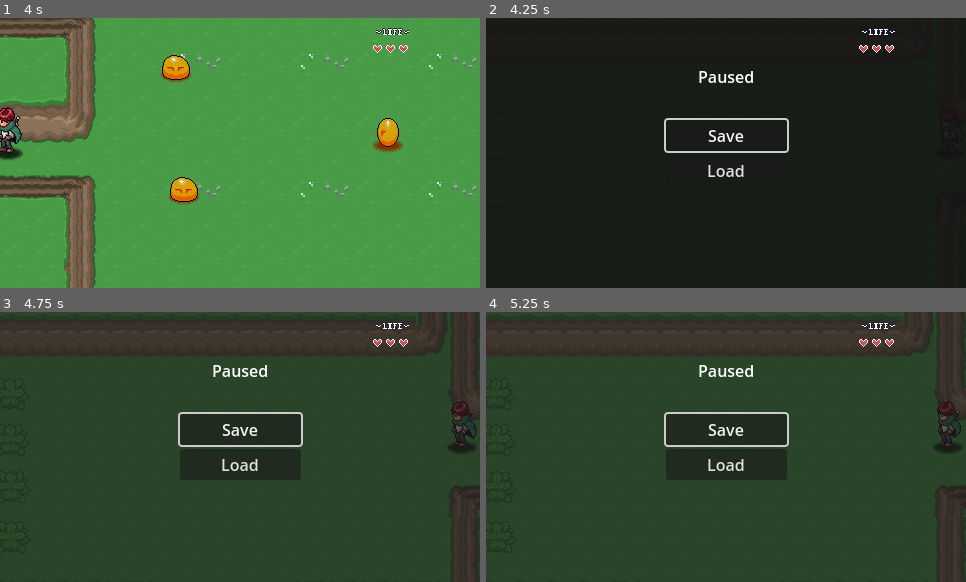
Above: before the commit, frames 1-4 (two rows, left to right).
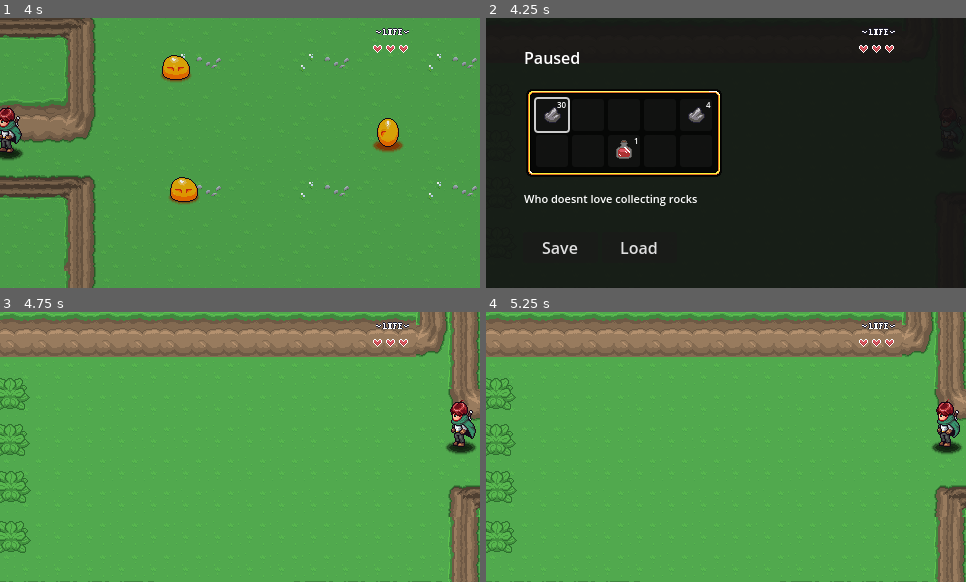
Above: after the commit, the same moments.

Repository: stevenmontes/RpgGame
Game: Godot game, scene res://levels/area01/01.tscn
The game is run twice, just before and just after one commit, with the same random seed, the same clock (stepped at 60 frames per second) and the same inputs.
Inputs (mouse positions are in pixels of both pictures, inside the frame that each line leads up to):
- Up to frame 1 (4 s): hold D (right) 0.53-1.28 s; hold Z (attack) 0.53-1.28 s; hold S (down) 1.28-2.03 s; tap Z (attack) at 1.35, 2.85 s; hold D (right) 2.03-2.78 s; hold Z (attack) 2.03-2.78 s; hold W (up) 2.78-3.53 s; hold A (left) from 3.53 s (still down); hold Z (attack) from 3.53 s (still down)
- Up to frame 2 (4.25 s): keep holding A (left); keep holding Z (attack); tap Escape (pause) at 4.15 s
- Up to frame 3 (4.75 s): release A (left) at 4.25 s; release Z (attack) at 4.25 s; click "Save" at 4.25 s
- Up to frame 4 (5.25 s): click (726, 463) at 5 s, where only the run before the commit has a clickable "Load"

Frame 1 is identical in both runs. In frame 2, 4.5% of the frame differs, in the area x 7-64%, y 12-88%; in frame 3, 100%; in frame 4, 100%, in the area x 0-100%, y 0-100%.

Commit message:
Resource Based Inventory System (part I) // E16

Diff:
--- a/GUI/pause_menu.gd
+++ b/GUI/pause_menu.gd
@@ -1,7 +1,11 @@
 extends CanvasLayer
 
-@onready var button_save: Button = $VBoxContainer/Button_Save
-@onready var button_load: Button = $VBoxContainer/Button_Load
+signal shown
+signal hidden
+
+@onready var button_save: Button = $Control/HBoxContainer/Button_Save
+@onready var button_load: Button = $Control/HBoxContainer/Button_Load
+@onready var item_description: Label = $Control/ItemDescription
 
 var is_paused: bool = false
 
@@ -22,12 +26,13 @@
 	get_tree().paused = true
 	visible = true
 	is_paused = true
-	button_save.grab_focus()
+	shown.emit()
 
 func hide_pause_menu() -> void:
 	get_tree().paused = false
 	visible = false
 	is_paused = false
+	hidden.emit()
 
 func _on_save_pressed() -> void:
 	if not is_paused:
@@ -43,3 +48,6 @@
 	SaveManager.load_game()
 	await LevelManager.level_load_started
 	hide_pause_menu()
+
+func update_item_description(new_text: String) -> void:
+	item_description.text = new_text
--- /dev/null
+++ b/GUI/pause_menu/inventory/inventory_slot.tscn
@@ -0,0 +1,29 @@
+[gd_scene load_steps=4 format=3 uid="uid://cs5x7cetlsfmn"]
+
+[ext_resource type="Script" uid="uid://imm3uvmc3hyp" path="res://GUI/pause_menu/inventory/scripts/inventory_slot_ui.gd" id="1_d72hl"]
+[ext_resource type="Texture2D" uid="uid://bqqjx2ub523ga" path="res://items/sprites/items.png" id="1_eqhwg"]
+
+[sub_resource type="AtlasTexture" id="AtlasTexture_d72hl"]
+atlas = ExtResource("1_eqhwg")
+region = Rect2(0, 0, 32, 32)
+
+[node name="InventorySlot" type="Button"]
+custom_minimum_size = Vector2(32, 32)
+offset_right = 32.0
+offset_bottom = 32.0
+script = ExtResource("1_d72hl")
+
+[node name="TextureRect" type="TextureRect" parent="."]
+layout_mode = 0
+offset_right = 32.0
+offset_bottom = 32.0
+texture = SubResource("AtlasTexture_d72hl")
+stretch_mode = 3
+
+[node name="Label" type="Label" parent="."]
+layout_mode = 0
+offset_right = 31.0
+offset_bottom = 23.0
+theme_override_font_sizes/font_size = 8
+text = "99"
+horizontal_alignment = 2
--- /dev/null
+++ b/GUI/pause_menu/inventory/player_inventory.tres
@@ -0,0 +1,29 @@
+[gd_resource type="Resource" script_class="InventoryData" load_steps=8 format=3 uid="uid://c12oks8rdokig"]
+
+[ext_resource type="Script" uid="uid://ceq7ukiidnhvf" path="res://GUI/pause_menu/inventory/scripts/inventory_data.gd" id="1_x61lb"]
+[ext_resource type="Script" uid="uid://d0at5viu3rf3y" path="res://GUI/pause_menu/inventory/scripts/slot_data.gd" id="2_1btyl"]
+[ext_resource type="Resource" uid="uid://cfibt6nriwxyq" path="res://items/stone.tres" id="3_1btyl"]
+[ext_resource type="Resource" uid="uid://c2v4qurbg48ul" path="res://items/potion.tres" id="4_6kbrr"]
+
+[sub_resource type="Resource" id="Resource_6kbrr"]
+script = ExtResource("2_1btyl")
+item_data = ExtResource("3_1btyl")
+quantity = 30
+metadata/_custom_type_script = "uid://d0at5viu3rf3y"
+
+[sub_resource type="Resource" id="Resource_d33ra"]
+script = ExtResource("2_1btyl")
+item_data = ExtResource("3_1btyl")
+quantity = 4
+metadata/_custom_type_script = "uid://d0at5viu3rf3y"
+
+[sub_resource type="Resource" id="Resource_0w5vp"]
+script = ExtResource("2_1btyl")
+item_data = ExtResource("4_6kbrr")
+quantity = 1
+metadata/_custom_type_script = "uid://d0at5viu3rf3y"
+
+[resource]
+script = ExtResource("1_x61lb")
+slots = Array[ExtResource("2_1btyl")]([SubResource("Resource_6kbrr"), null, null, null, SubResource("Resource_d33ra"), null, null, SubResource("Resource_0w5vp"), null, null])
+metadata/_custom_type_script = "uid://ceq7ukiidnhvf"
--- /dev/null
+++ b/GUI/pause_menu/inventory/scripts/inventory_data.gd
@@ -0,0 +1,6 @@
+class_name InventoryData extends Resource
+
+@export var slots: Array[SlotData]
+
+func add_item() -> void:
+	pass
--- /dev/null
+++ b/GUI/pause_menu/inventory/scripts/inventory_slot_ui.gd
@@ -0,0 +1,29 @@
+class_name InventorySlotUI extends Button
+
+var slot_data: SlotData : set = set_slot_data
+
+@onready var texture_rect: TextureRect = $TextureRect
+@onready var label: Label = $Label
+
+func _ready() -> void:
+	texture_rect.texture = null
+	label.text = ""
+	focus_entered.connect(item_focused)
+	focus_exited.connect(item_unfocused)
+
+func set_slot_data(value: SlotData) -> void:
+	slot_data = value
+
+	if slot_data == null:
+		return
+
+	texture_rect.texture = slot_data.item_data.texture
+	label.text = str(slot_data.quantity)
+
+func item_focused() -> void:
+	if slot_data != null:
+		if slot_data.item_data != null:
+			PauseMenu.update_item_description(slot_data.item_data.description)
+
+func item_unfocused() -> void:
+	PauseMenu.update_item_description("")
--- /dev/null
+++ b/GUI/pause_menu/inventory/scripts/inventory_ui.gd
@@ -0,0 +1,23 @@
+class_name InventoryUI extends Control
+
+const INVENTORY_SLOT = preload("res://GUI/pause_menu/inventory/inventory_slot.tscn")
+
+@export var data: InventoryData
+
+func _ready() -> void:
+	clear_inventory()
+	PauseMenu.shown.connect(update_inventory)
+	PauseMenu.hidden.connect(clear_inventory)
+	pass
+
+func clear_inventory() -> void:
+	for child in get_children():
+		child.queue_free()
+
+func update_inventory() -> void:
+	for s in data.slots:
+		var new_slot = INVENTORY_SLOT.instantiate()
+		add_child(new_slot)
+		new_slot.slot_data = s
+
+	get_child(0).grab_focus()
--- /dev/null
+++ b/GUI/pause_menu/inventory/scripts/slot_data.gd
@@ -0,0 +1,4 @@
+class_name SlotData extends Resource
+
+@export var item_data: ItemData
+@export var quantity: int = 0
--- a/GUI/pause_menu/pause_menu.tscn
+++ b/GUI/pause_menu/pause_menu.tscn
@@ -1,12 +1,40 @@
-[gd_scene load_steps=2 format=3 uid="uid://bptkqwwfagc7b"]
+[gd_scene load_steps=8 format=3 uid="uid://bptkqwwfagc7b"]
 
 [ext_resource type="Script" uid="uid://cpic16opb25rf" path="res://GUI/pause_menu.gd" id="1_4w82k"]
+[ext_resource type="Texture2D" uid="uid://bqqjx2ub523ga" path="res://items/sprites/items.png" id="2_rsqrg"]
+[ext_resource type="PackedScene" uid="uid://cs5x7cetlsfmn" path="res://GUI/pause_menu/inventory/inventory_slot.tscn" id="3_36pfd"]
+[ext_resource type="Script" uid="uid://btiqkbmw0aiwm" path="res://GUI/pause_menu/inventory/scripts/inventory_ui.gd" id="3_ewgu5"]
+[ext_resource type="Resource" uid="uid://c12oks8rdokig" path="res://GUI/pause_menu/inventory/player_inventory.tres" id="4_ewgu5"]
+
+[sub_resource type="AtlasTexture" id="AtlasTexture_ewgu5"]
+atlas = ExtResource("2_rsqrg")
+region = Rect2(96, 0, 32, 32)
+
+[sub_resource type="StyleBoxTexture" id="StyleBoxTexture_sn1ji"]
+content_margin_left = 10.0
+content_margin_top = 10.0
+content_margin_right = 10.0
+content_margin_bottom = 10.0
+texture = SubResource("AtlasTexture_ewgu5")
+texture_margin_left = 14.0
+texture_margin_top = 14.0
+texture_margin_right = 14.0
+texture_margin_bottom = 14.0
 
 [node name="PauseMenu" type="CanvasLayer"]
 process_mode = 3
 script = ExtResource("1_4w82k")
 
-[node name="ColorRect" type="ColorRect" parent="."]
+[node name="Control" type="Control" parent="."]
+layout_mode = 3
+anchors_preset = 15
+anchor_right = 1.0
+anchor_bottom = 1.0
+grow_horizontal = 2
+grow_vertical = 2
+
+[node name="ColorRect" type="ColorRect" parent="Control"]
+layout_mode = 1
 anchors_preset = 15
 anchor_right = 1.0
 anchor_bottom = 1.0
@@ -14,37 +42,88 @@
 grow_vertical = 2
 color = Color(0.09803922, 0.09803922, 0.09803922, 0.7019608)
 
-[node name="VBoxContainer" type="VBoxContainer" parent="."]
+[node name="Label" type="Label" parent="Control"]
+layout_mode = 1
+anchors_preset = -1
+anchor_left = 0.5
+anchor_top = 0.21700001
+anchor_right = 0.5
+anchor_bottom = 0.21700001
+offset_left = -202.0
+offset_top = -30.590004
+offset_right = -81.0
+offset_bottom = -7.590004
+grow_horizontal = 2
+text = "Paused"
+
+[node name="ItemDescription" type="Label" parent="Control"]
+layout_mode = 1
+anchors_preset = -1
+anchor_left = 0.5
+anchor_top = 0.21700001
+anchor_right = 0.5
+anchor_bottom = 0.21700001
+offset_left = -202.0
+offset_top = 114.409996
+offset_right = -4.0
+offset_bottom = 137.41
+grow_horizontal = 2
+theme_override_font_sizes/font_size = 11
+text = "Restores your health"
+autowrap_mode = 2
+
+[node name="PanelContainer" type="PanelContainer" parent="Control"]
+layout_mode = 0
+offset_left = 40.0
+offset_top = 71.0
+offset_right = 236.0
+offset_bottom = 159.0
+theme_override_styles/panel = SubResource("StyleBoxTexture_sn1ji")
+
+[node name="GridContainer" type="GridContainer" parent="Control/PanelContainer"]
+layout_mode = 2
+columns = 5
+script = ExtResource("3_ewgu5")
+data = ExtResource("4_ewgu5")
+
+[node name="InventorySlot" parent="Control/PanelContainer/GridContainer" instance=ExtResource("3_36pfd")]
+layout_mode = 2
+
+[node name="InventorySlot2" parent="Control/PanelContainer/GridContainer" instance=ExtResource("3_36pfd")]
+layout_mode = 2
+
+[node name="InventorySlot3" parent="Control/PanelContainer/GridContainer" instance=ExtResource("3_36pfd")]
+layout_mode = 2
+
+[node name="InventorySlot4" parent="Control/PanelContainer/GridContainer" instance=ExtResource("3_36pfd")]
+layout_mode = 2
+
+[node name="InventorySlot5" parent="Control/PanelContainer/GridContainer" instance=ExtResource("3_36pfd")]
+layout_mode = 2
+
+[node name="InventorySlot6" parent="Control/PanelContainer/GridContainer" instance=ExtResource("3_36pfd")]
+layout_mode = 2
+
+[node name="HBoxContainer" type="HBoxContainer" parent="Control"]
+layout_mode = 1
 anchors_preset = 8
 anchor_left = 0.5
 anchor_top = 0.5
 anchor_right = 0.5
 anchor_bottom = 0.5
-offset_left = -60.5
-offset_top = -33.0
-offset_right = 60.5
-offset_bottom = 33.0
+offset_left = -203.0
+offset_top = 79.0
+offset_right = -49.0
+offset_bottom = 110.0
 grow_horizontal = 2
 grow_vertical = 2
 
-[node name="Button_Save" type="Button" parent="VBoxContainer"]
+[node name="Button_Save" type="Button" parent="Control/HBoxContainer"]
+custom_minimum_size = Vector2(75, 0)
 layout_mode = 2
 text = "Save"
 
-[node name="Button_Load" type="Button" parent="VBoxContainer"]
+[node name="Button_Load" type="Button" parent="Control/HBoxContainer"]
+custom_minimum_size = Vector2(75, 0)
 layout_mode = 2
 text = "Load"
-
-[node name="Label" type="Label" parent="."]
-anchors_preset = -1
-anchor_left = 0.5
-anchor_top = 0.21700001
-anchor_right = 0.5
-anchor_bottom = 0.21700001
-offset_left = -60.0
-offset_top = -11.590004
-offset_right = 61.0
-offset_bottom = 11.409996
-grow_horizontal = 2
-text = "Paused"
-horizontal_alignment = 1
--- a/GUI/player_hud/player_hud.tscn
+++ b/GUI/player_hud/player_hud.tscn
@@ -15,6 +15,7 @@
 anchor_bottom = 1.0
 grow_horizontal = 2
 grow_vertical = 2
+mouse_filter = 2
 
 [node name="Sprite2D" type="Sprite2D" parent="Control"]
 position = Vector2(393, 14)
--- /dev/null
+++ b/items/gem.tres
@@ -0,0 +1,15 @@
+[gd_resource type="Resource" script_class="ItemData" load_steps=4 format=3 uid="uid://dqf18v81g6kca"]
+
+[ext_resource type="Script" uid="uid://ccqj7oxf3d8gc" path="res://items/scripts/item_data.gd" id="1_m7x72"]
+[ext_resource type="Texture2D" uid="uid://bqqjx2ub523ga" path="res://items/sprites/items.png" id="2_o2n4o"]
+
+[sub_resource type="AtlasTexture" id="AtlasTexture_gbvxt"]
+atlas = ExtResource("2_o2n4o")
+region = Rect2(0, 0, 32, 32)
+
+[resource]
+script = ExtResource("1_m7x72")
+name = "Gem"
+description = "A valuable gem!"
+texture = SubResource("AtlasTexture_gbvxt")
+metadata/_custom_type_script = "uid://ccqj7oxf3d8gc"
--- /dev/null
+++ b/items/potion.tres
@@ -0,0 +1,15 @@
+[gd_resource type="Resource" script_class="ItemData" load_steps=4 format=3 uid="uid://c2v4qurbg48ul"]
+
+[ext_resource type="Script" uid="uid://ccqj7oxf3d8gc" path="res://items/scripts/item_data.gd" id="1_70df6"]
+[ext_resource type="Texture2D" uid="uid://bqqjx2ub523ga" path="res://items/sprites/items.png" id="2_8h85v"]
+
+[sub_resource type="AtlasTexture" id="AtlasTexture_2nysy"]
+atlas = ExtResource("2_8h85v")
+region = Rect2(32, 0, 32, 32)
+
+[resource]
+script = ExtResource("1_70df6")
+name = "Potion"
+description = "Restores your health"
+texture = SubResource("AtlasTexture_2nysy")
+metadata/_custom_type_script = "uid://ccqj7oxf3d8gc"
--- /dev/null
+++ b/items/scripts/item_data.gd
@@ -0,0 +1,5 @@
+class_name ItemData extends Resource
+
+@export var name: String = ""
+@export_multiline var description: String = ""
+@export var texture: Texture2D
--- /dev/null
+++ b/items/stone.tres
@@ -0,0 +1,14 @@
+[gd_resource type="Resource" script_class="ItemData" load_steps=4 format=3 uid="uid://cfibt6nriwxyq"]
+
+[ext_resource type="Script" uid="uid://ccqj7oxf3d8gc" path="res://items/scripts/item_data.gd" id="1_becff"]
+[ext_resource type="Texture2D" uid="uid://bqqjx2ub523ga" path="res://items/sprites/items.png" id="2_mwerj"]
+
+[sub_resource type="AtlasTexture" id="AtlasTexture_uj5p3"]
+atlas = ExtResource("2_mwerj")
+region = Rect2(64, 0, 32, 32)
+
+[resource]
+script = ExtResource("1_becff")
+description = "Who doesnt love collecting rocks "
+texture = SubResource("AtlasTexture_uj5p3")
+metadata/_custom_type_script = "uid://ccqj7oxf3d8gc"
Not shown, added: GUI/pause_menu/inventory/scripts/inventory_data.gd.uid
Not shown, added: GUI/pause_menu/inventory/scripts/inventory_slot_ui.gd.uid
Not shown, added: GUI/pause_menu/inventory/scripts/inventory_ui.gd.uid
Not shown, added: GUI/pause_menu/inventory/scripts/slot_data.gd.uid
Not shown, added: items/scripts/item_data.gd.uid
Binary file added: items/sprites/items.png
Not shown, added: items/sprites/items.png.import
